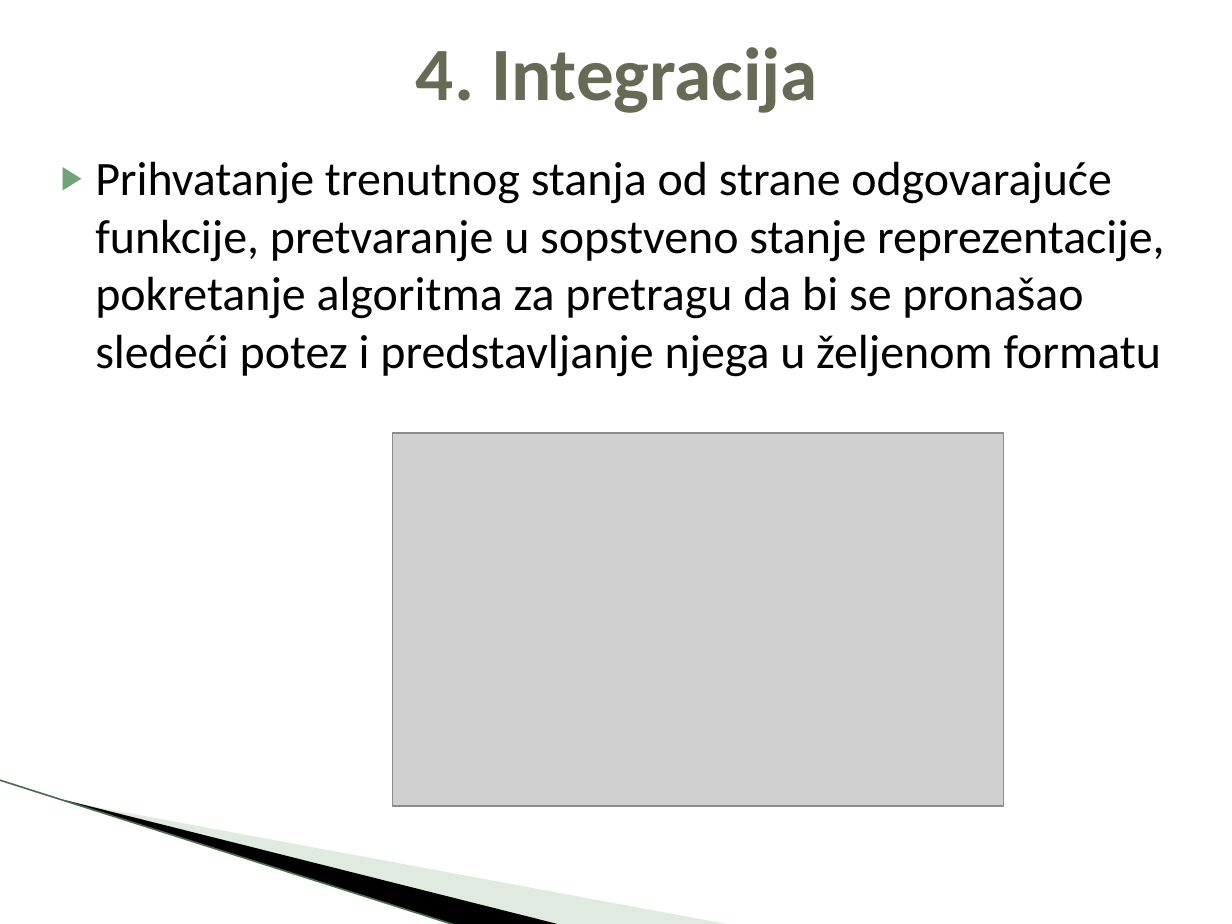
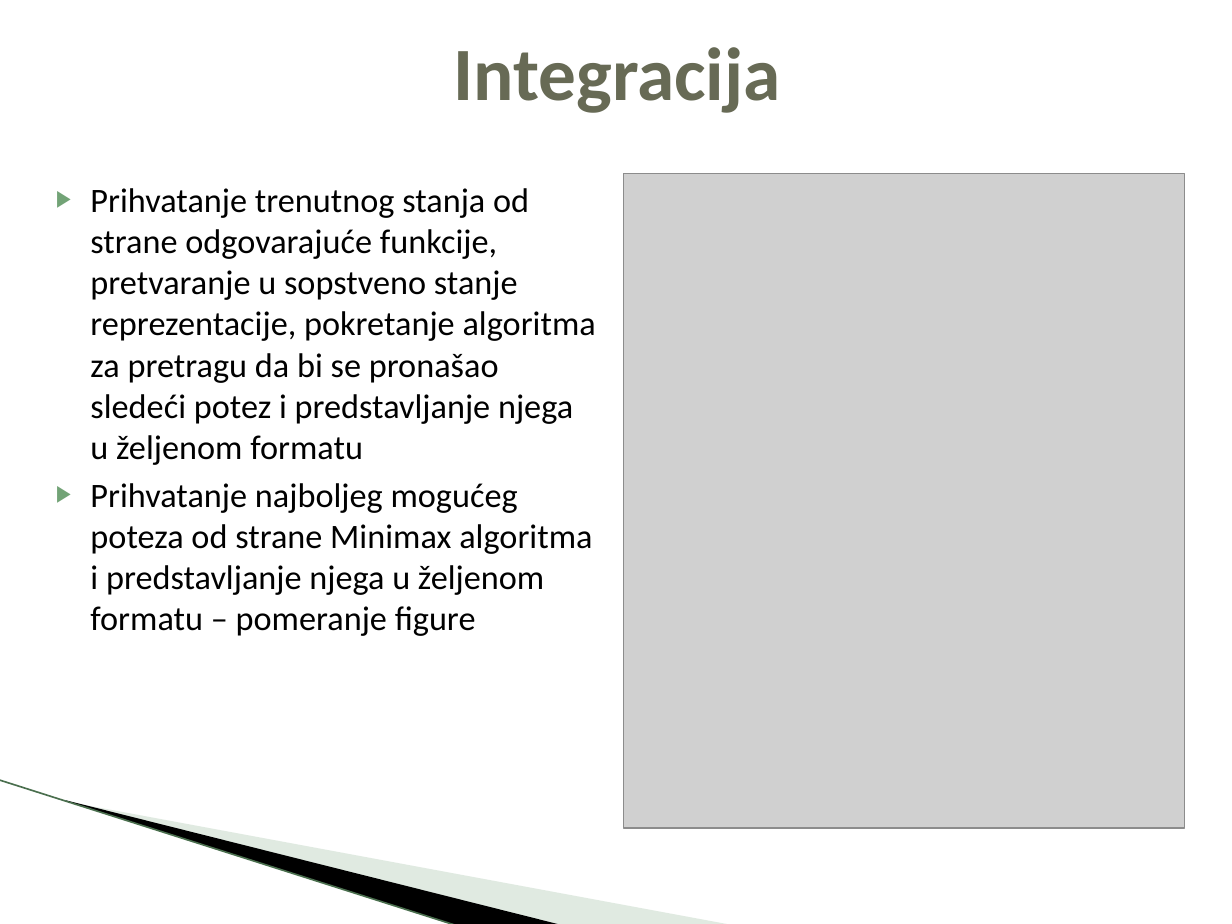
Before and after one commit to boimw/checkers, a slide deck: slide 11 of Projekat-Checkers.pptx (slide 10 before the commit). Drawn at 1232x924 pixels with LibreOffice and Linux fonts; fonts in the diff are those of the drawing; grey boxes stand for pictures; background and template pictures are left out. Boxes give left, top, right and bottom in pixels: in the first picture for what was removed or moved away, otherwise in the second. Text is boxed around its words. In the diff, an @@ line names an element or a change of style, - is before the commit and + after.

```diff
--- a/Projekat-Checkers.pptx
+++ b/Projekat-Checkers.pptx
@@ title at (x1=454, y1=47, x2=781, y2=113): text changed @@
-4. Integracija
+Integracija
@@ text "Prihvatanje trenutnog stanja od strane ..." moved from (x1=95, y1=161, x2=1164, y2=377) to (x1=90, y1=188, x2=596, y2=636) @@
@@ picture added at (x1=623, y1=174, x2=1184, y2=828) @@
@@ text at (x1=90, y1=188, x2=596, y2=465): size 28 to 20 pt in "Prihvatanje trenutnog stanja od strane odgovarajuće funkcije ..." @@
@@ picture removed at (x1=393, y1=432, x2=1004, y2=806) @@
@@ text at (x1=90, y1=483, x2=592, y2=636): paragraph added @@
+▶ Prihvatanje najboljeg mogućeg poteza od strane Minimax algoritma i predstavljanje njega u željenom formatu – pomeranje figure
```
Also in this commit, not shown: 2 other slides changed, 5 slides added, 3 slides removed, 52 other files.
